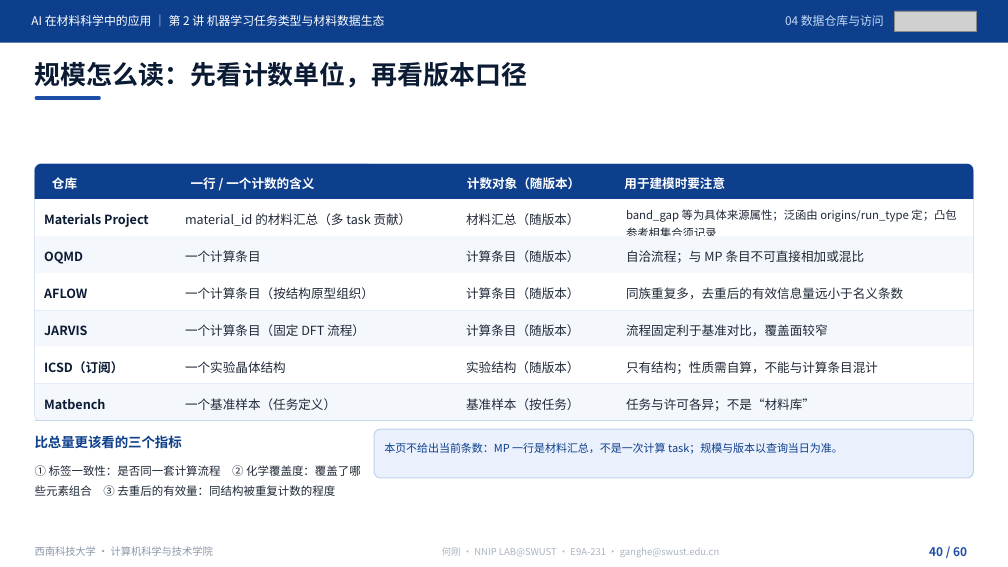
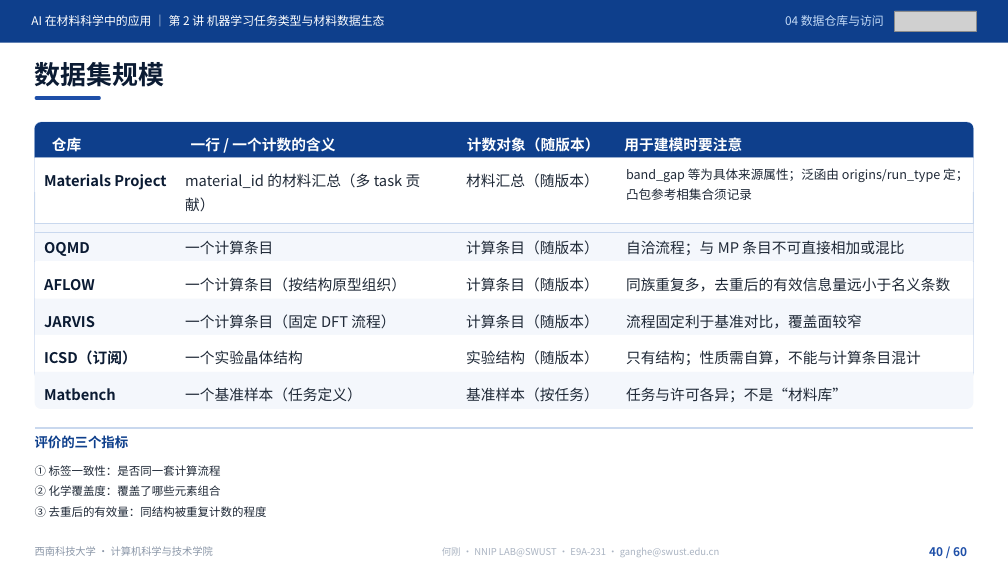
Before and after one commit to cosfrist/Applications-of-Artificial-Intelligence-in-Materials-Science-SWUST, a slide deck: slide 40 of lectures/02-机器学习任务类型与材料数据生态/AI在材料科学中的应用-第2讲 机器学习任务类型与材料数据生态-V5.pptx. Drawn at 1008x567 pixels with LibreOffice and Linux fonts; fonts in the diff are those of the drawing; grey boxes stand for pictures. Boxes give left, top, right and bottom in pixels: in the first picture for what was removed or moved away, otherwise in the second. Text is boxed around its words. In the diff, an @@ line names an element or a change of style, - is before the commit and + after.

Commit message:
第2讲课件按 2026-11-19 手动更新，配套文件同步
课件（8,774,546 → 8,739,397 B，SHA f12647c3…，仍 60 页）
- 术语统一：结构「策展库」→「精选库（Curated）」，P36—P39 相关表述同步改写
- P36 六问重写（开放/混合/订阅、访问方式、策展程度、规模覆盖、数据类型、FAIR）
- 页标题改写：P40「规模怎么读…」→「数据集规模」、P41「材料数据资源清单：从哪里找数据」→「材料数据资源清单」、
  P59 去「（10 分钟）」、P60「本讲小结、常见误区与下讲预告」→「本讲小结与下讲预告」
- 化学式改真下标：MAPbI3→MAPbI₃、ABX3→ABX₃、LiFePO4→LiFePO₄；P51 PCE 公式 Jsc/Voc/Pin 改下标
- 配图替换 P35、P36、P44、P49、P51：图片对象 91 → 94，唯一媒体 31 → 34

配套
- 讲义：按新备注重建 P2、P37、P44、P48、P51 五段；5 个页标题同步；
  备注里三处文本粘连（P37 的 HTE 注释、P48 的「甲基铵碘化铅」、P51 的 PCE 注释）只在原字符间插入换行，未改字
- 授课路线：5 个页标题同步
- source_index §6：按新课件重建 34 行（94 个图片对象、34 个唯一媒体、60 页眉）
- SHA256 清单：课件/讲义/路线/索引四行重算，复算 6/6 一致
- README：版本改 2026-11-19，新增修订说明，并更正上一轮遗留的「可见文字与备注未变」错误表述

```diff
--- a/lectures/02-机器学习任务类型与材料数据生态/AI在材料科学中的应用-第2讲 机器学习任务类型与材料数据生态-V5.pptx
+++ b/lectures/02-机器学习任务类型与材料数据生态/AI在材料科学中的应用-第2讲 机器学习任务类型与材料数据生态-V5.pptx
@@ text at <box>35,62,165,87</box>: text changed @@
-规模怎么读：先看计数单位，再看版本口径
+数据集规模
@@ 4 texts, 2 freeform shapes, 1 rounded rectangle, 1 rectangle: place and size @@
-4 texts, 2 freeform shapes, 1 rounded rectangle, 1 rectangle at <box>35,164,974,421</box>
+4 texts, 2 freeform shapes, 1 rounded rectangle, 1 rectangle at <box>35,123,974,380</box>
@@ freeform shape: place and size @@
-freeform shape at <box>35,200,974,237</box>
+freeform shape at <box>35,158,974,225</box>
@@ size 12 to 14 pt in 27 elements at <box>44,242,90,256</box>, <box>185,240,273,254</box>, <box>466,240,599,255</box>, <box>466,277,599,292</box>, <box>626,240,904,255</box>, <box>44,279,95,290</box>, <box>185,277,406,292</box>, <box>626,277,950,292</box>, <box>44,316,95,327</box>, <box>185,314,395,329</box>, <box>466,314,599,329</box>, <box>626,314,862,329</box>, <box>44,350,137,365</box>, <box>185,350,303,364</box>, <box>466,350,599,365</box>, <box>44,388,116,400</box>, <box>185,387,362,402</box>, <box>466,387,599,402</box>, <box>626,387,847,402</box>, <box>626,350,921,365</box>, <box>185,173,421,188</box>, <box>52,137,81,152</box>, <box>191,137,335,152</box>, <box>467,137,600,152</box>, <box>624,137,742,152</box>, <box>466,173,599,188</box>, <box>44,174,166,190</box> @@
@@ text "Materials Project": place and size @@
-text "Materials Project" at <box>44,214,149,227</box>
+text "Materials Project" at <box>44,174,166,190</box>
@@ text "material_id 的材料汇总（多 task 贡献）": place and size @@
-text "material_id 的材料汇总（多 task 贡献）" at <box>185,213,412,226</box>
+text "material_id 的材料汇总（多 task 贡献）" at <box>185,173,421,188</box>
@@ text "材料汇总（随版本）": place and size @@
-text "材料汇总（随版本）" at <box>466,213,579,225</box>
+text "材料汇总（随版本）" at <box>466,173,599,188</box>
@@ text "band_gap 等为具体来源属性；泛函由 origins/run_type 定；凸包参考相集合须记录": place and size @@
-text "band_gap 等为具体来源属性；泛函由 origins/run_type 定；凸包参考相集合须记录" at <box>626,209,956,236</box>
+text "band_gap 等为具体来源属性；泛函由 origins/run_type 定；凸包参考相集合须记录" at <box>626,168,968,200</box>
@@ text "band_gap 等为具体来源属性；泛函由 origins/run_type 定；凸包参考相集合须记录" at <box>626,168,968,200</box>: size 10.8 to 12 pt @@
@@ 20 texts, 4 rectangles, 3 freeform shapes: place and size @@
-20 texts, 4 rectangles, 3 freeform shapes at <box>35,236,974,420</box>
+20 texts, 4 rectangles, 3 freeform shapes at <box>35,224,974,409</box>
@@ freeform shape: place and size @@
-freeform shape at <box>35,383,974,421</box>
+freeform shape at <box>35,342,974,430</box>
@@ text at <box>35,435,129,449</box>: text changed @@
-比总量更该看的三个指标
+评价的三个指标
@@ rounded rectangle removed at <box>374,430,974,479</box> @@
@@ text removed at <box>384,442,843,454</box> @@
-本页不给出当前条数：MP 一行是材料汇总，不是一次计算 task；规模与版本以查询当日为准。
@@ text "① 标签一致性：是否同一套计算流程 ② 化学覆盖度：覆盖了哪些元素组合 ③ ..." rewrapped from <box>35,465,361,496</box> to <box>35,465,267,517</box> @@
```
Also in this commit, not shown: 16 other slides changed, 5 other files.
